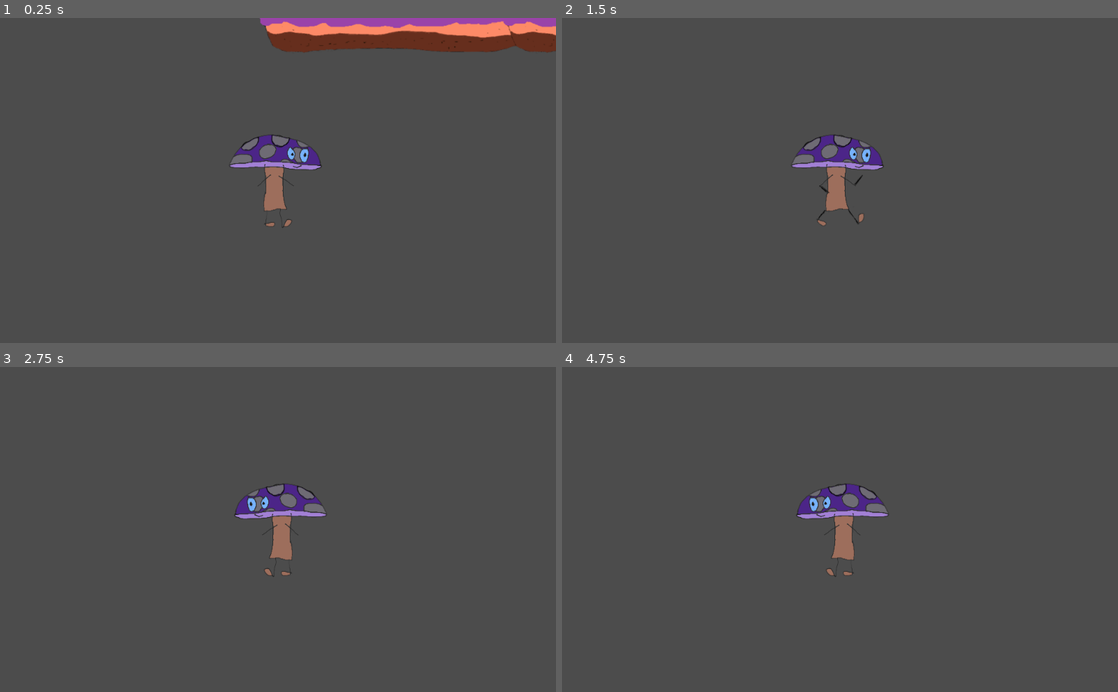
Above: before the commit, frames 1-4 (two rows, left to right).
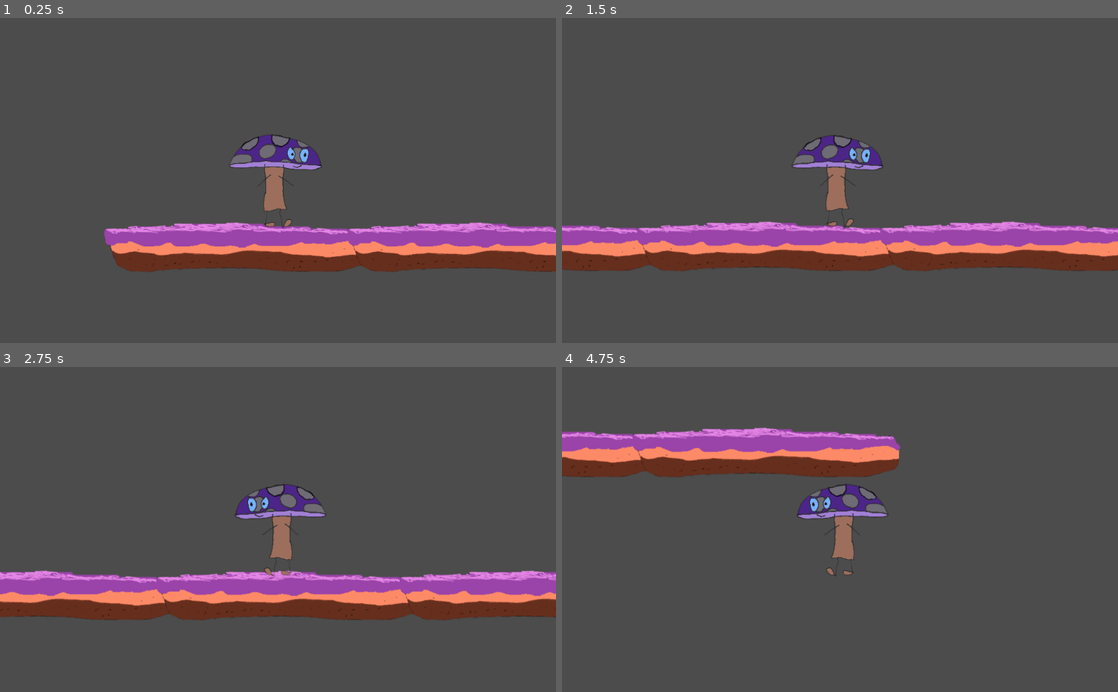
Above: after the commit, the same moments.

Repository: kyleagren/Mushroom-Quest-Exodus
Game: Godot game, scene res://Scenes/Level.tscn
Same seed, same stepped clock (60 frames per second), same inputs: the game is played once before the commit and once after it.
Inputs:
- Up to frame 1 (0.25 s): no input
- Up to frame 2 (1.5 s): hold D (right) from 0.53 s (still down); tap Space (jump) at 0.77 s
- Up to frame 3 (2.75 s): tap Space (jump) at 1.52 s; release D (right) at 2.03 s; hold A (left) from 2.03 s (still down)
- Up to frame 4 (4.75 s): release A (left) at 2.78 s; hold D (right) 2.78-4.28 s; tap Space (jump) at 3.02, 3.77, 4.52 s; hold A (left) from 4.28 s (still down)

The runs differ from the first frame. In frame 1, 16% of the frame differs, in the area x 18-100%, y 0-79%; in frame 2, 14%; in frame 3, 14%; in frame 4, 8.4%.

Commit message:
Created basic tutorial tilemap sans signs

Diff:
--- a/Scenes/Level.tscn
+++ b/Scenes/Level.tscn
@@ -9,8 +9,8 @@
 tile_set = ExtResource( 1 )
 collision_layer = 2
 format = 1
-tile_data = PoolIntArray( -327665, 1, 0, -65529, 1, 0, 327680, 0, 0, 327687, 0, 0, 327694, 0, 0, 327701, 0, 0 )
+tile_data = PoolIntArray( 7667840, 1, 0, 7733375, 1, 0, 7798910, 1, 0, 7864445, 1, 0, 7929980, 1, 0, 7995515, 1, 0, 8061050, 1, 0, 8126585, 1, 0, 8192120, 1, 0, 8257537, 0, 0, 8257544, 0, 0, 8257551, 0, 0, 8257558, 0, 0, 8257565, 0, 0, 8257580, 0, 0, 8257587, 0, 0, 8257594, 0, 0, 8257601, 0, 0, 8257608, 0, 0, 8257615, 0, 0, 8257622, 0, 0, 8257646, 0, 0, 8257653, 0, 0, 8257655, 1, 0, 25428589, 0, 0 )
 
 [node name="Player" parent="." instance=ExtResource( 2 )]
-position = Vector2( 107.336, 390.48 )
+position = Vector2( 388.806, 7856.4 )
 collision_mask = 2
